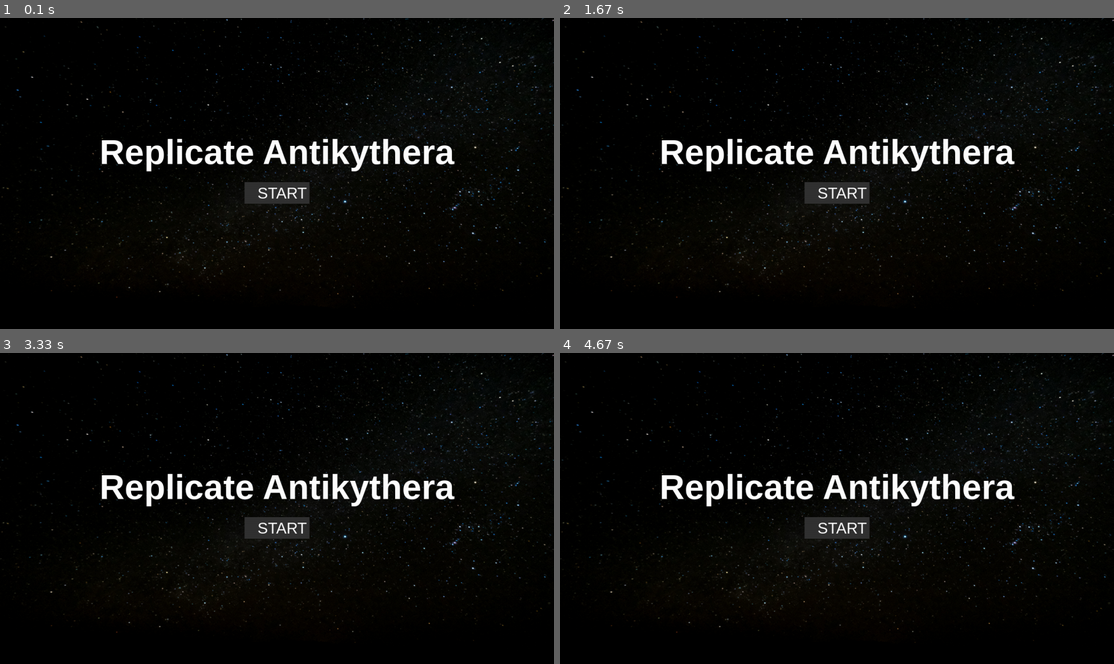
Above: before the commit, frames 1-4 (two rows, left to right).
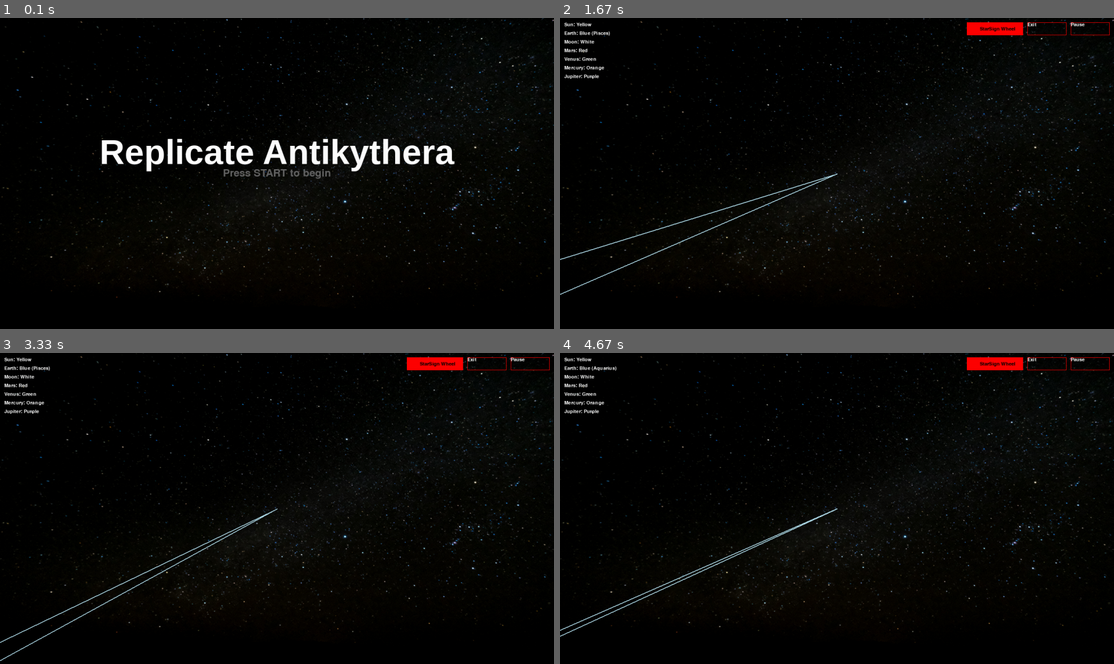
Above: after the commit, the same moments.

Repository: LBassett21/ReplicateAntikythera
Game: pygame game, started from ReplicateAntikythera/ReplicateAntikythera.py
The game is run twice, just before and just after one commit, with the same random seed, the same clock (stepped at 60 frames per second) and the same inputs.
Inputs (mouse positions are in pixels of both pictures, inside the frame that each line leads up to):
- Up to frame 1 (0.1 s): no input
- Up to frame 2 (1.67 s): press the mouse at (837, 173) at 0.37 s; move the mouse to (842, 220) at 0.47 s; release the mouse at (853, 263) at 0.6 s; press the mouse at (1091, 27) at 0.7 s; move the mouse to (864, 145) at 0.8 s; release the mouse at (643, 263) at 0.93 s; press the mouse at (1091, 27) at 1.03 s; move the mouse to (875, 117) at 1.13 s; release the mouse at (659, 210) at 1.27 s; press the mouse at (1091, 27) at 1.37 s; move the mouse to (936, 154) at 1.47 s; release the mouse at (787, 282) at 1.6 s
- Up to frame 3 (3.33 s): press the mouse at (432, 362) at 1.7 s; move the mouse to (260, 471) at 1.8 s; release the mouse at (88, 580) at 1.93 s; press the mouse at (432, 362) at 2.03 s; move the mouse to (387, 390) at 2.13 s; release the mouse at (337, 418) at 2.27 s; press the mouse at (432, 362) at 2.37 s; move the mouse to (260, 393) at 2.47 s; release the mouse at (83, 424) at 2.6 s; press the mouse at (432, 362) at 2.7 s; move the mouse to (282, 483) at 2.8 s; release the mouse at (132, 604) at 2.93 s; press the mouse at (531, 362) at 3.03 s; move the mouse to (304, 489) at 3.13 s; release the mouse at (83, 617) at 3.27 s
- Up to frame 4 (4.67 s): press the mouse at (1091, 362) at 3.37 s; move the mouse to (903, 443) at 3.47 s; release the mouse at (720, 520) at 3.6 s; press the mouse at (1091, 362) at 3.7 s; move the mouse to (870, 396) at 3.8 s; release the mouse at (654, 430) at 3.93 s; press the mouse at (1091, 362) at 4.03 s; move the mouse to (859, 483) at 4.13 s; release the mouse at (632, 604) at 4.27 s; press the mouse at (1091, 362) at 4.37 s; move the mouse to (1014, 458) at 4.47 s; release the mouse at (936, 555) at 4.6 s

The runs differ from the first frame. In frame 1, 1.0% of the frame differs, in the area x 40-60%, y 48-60%; in frame 2, 4.6%, in the area x 0-100%, y 1-90%; in frame 3, 4.6%; in frame 4, 4.6%.

Commit message:
Add files via upload
Added starsign wheel (beta), Added hover class and implemented it for start button

Diff:
--- a/ReplicateAntikythera/GUI.py
+++ b/ReplicateAntikythera/GUI.py
@@ -1,16 +1,14 @@
-from ast import Return
-import re
 import pygame
 import math
 import pygame.font
 from datetime import datetime, timedelta
 import random
-import math
+import sys
 
 #Reference date
 ref_date = datetime(2023, 1, 4)
 current_date = ref_date
-
+TRANSPARENTBLUE = pygame.Color(173, 216, 230, 255)
 # Initialize Pygame
 pygame.init()
 
@@ -21,7 +19,8 @@
 
 # Start window surface definition
 start_window = pygame.Surface((width, height))
-
+start_font = pygame.font.SysFont(None, 36)
+title_font = pygame.font.SysFont(None, 80)
 # Imports background image to program
 background_image = pygame.image.load("starry_night.jpg")
 background_image = pygame.transform.smoothscale(background_image, (width,height))
@@ -61,6 +60,7 @@
 moon_speed = -0.1
 moon_angle = 0
 moon_mass = 0.2
+
 
 mars_radius = 7
 mars_distance = 300
@@ -107,12 +107,14 @@
 quit_button_rect = pygame.Rect(width - 200, 10, 90, 30)
 quit_button_text = key_font.render("Exit", True, WHITE)
 
+showstar_button_rect = pygame.Rect(width - 340, 10, 130, 30)
+showstar_button_text = key_font.render("StarSign Wheel", True, BLACK)
 # Define asteroid belt properties
 asteroid_radius = 2
-asteroid_distance_min = 325
-asteroid_distance_max = 365
-asteroid_speed_min = -0.3
-asteroid_speed_max = 0.3
+asteroid_distance_min = 250
+asteroid_distance_max = 300
+asteroid_speed_min = -0.03
+asteroid_speed_max = 0.03
 asteroid_count = 200
 asteroids = []
 
@@ -121,7 +123,9 @@
     asteroid_speed = random.uniform(asteroid_speed_min, asteroid_speed_max)
     asteroid_angle = random.uniform(0, 2 * math.pi)
     asteroids.append((asteroid_distance, asteroid_speed, asteroid_angle))
+
 # Main game loop
+wheel = True
 running = True
 clock = pygame.time.Clock()
 
@@ -137,8 +141,47 @@
 zoom_center_x = width // 2
 zoom_center_y = height // 2
 
+class Option:
+
+    hovered = False
+
+    def __init__(self, text, pos):
+        self.text = text
+        self.pos = pos
+        self.set_rect()
+        self.draw()
+
+    def draw(self):
+        self.set_rend()
+        screen.blit(self.rend, self.rect)
+
+    def set_rend(self):
+        self.rend = start_font.render(self.text, True, self.get_color())
+
+        #start_font = pygame.font.SysFont(None, 36)
+    def get_color(self):
+        if self.hovered:
+            return (255, 255, 255)
+        else:
+            return (100, 100, 100)
+
+    def set_rect(self):
+        self.set_rend()
+        self.rect = self.rend.get_rect()
+        self.rect.center = self.pos
+
+show_start_window = True
+
+Button_Start = Option("Press START to begin",((width // 2) , height // 2))
+
+#storing hovertexts in array called options
+options = [Button_Start]
+
+
+
 while running:
     # Scale the screen
+
     scaled_width = int(width * zoom_scale)
     scaled_height = int(height * zoom_scale)
     scaled_screen = pygame.Surface((scaled_width, scaled_height))
@@ -164,24 +207,37 @@
                 running = False
             if pause_button_rect.collidepoint(event.pos):
                 paused = not paused
-            elif show_start_window and button_rect.collidepoint(event.pos):
+            if showstar_button_rect.collidepoint(event.pos):
+                wheel = not wheel
+            elif show_start_window and Button_Start.rect.collidepoint(event.pos):
                 show_start_window = False
             elif not dragging:
                 dragging = True
+
         elif event.type == pygame.MOUSEBUTTONUP and event.button == 1:
             if dragging:
                 dragging = False
         elif event.type == pygame.MOUSEBUTTONDOWN and event.button == 4 and not show_start_window:
-            zoom_scale *= 1.001
+            zoom_scale *= 1.05
             offset_x = zoom_center_x - scaled_mouse_x / zoom_scale
             offset_y = zoom_center_y - scaled_mouse_y / zoom_scale
         elif event.type == pygame.MOUSEBUTTONDOWN and event.button == 5 and not show_start_window:
-            zoom_scale /= 1.001
+            zoom_scale /= 1.05
             offset_x = zoom_center_x - scaled_mouse_x / zoom_scale
             offset_y = zoom_center_y - scaled_mouse_y / zoom_scale
 
     if show_start_window:
+
         screen.blit(background_image, (0,0))
+
+        pygame.event.pump()
+        for option in options:
+            if option.rect.collidepoint(pygame.mouse.get_pos()):
+                option.hovered = True
+            else:
+                option.hovered = False
+            option.draw()
+
 
         # Draw the title
         title_font = pygame.font.SysFont("Arial", 80, bold=True)
@@ -190,11 +246,11 @@
         screen.blit(title_text, title_text_rect)
 
         # Draw the start button
-        button_font = pygame.font.SysFont("Arial", 36)
-        button_text = button_font.render("START", True, WHITE)
-        button_rect = pygame.Rect(width // 2 - 75, height // 2 + 20, 150, 50)
-        pygame.draw.rect(screen, (50, 50, 50), button_rect)
-        screen.blit(button_text, button_rect.move(30, 5))
+        #button_font = pygame.font.SysFont("Arial", 36)
+        #button_text = button_font.render("START", True, WHITE)
+        #button_rect = pygame.Rect(width // 2 - 75, height // 2 + 20, 150, 50)
+        #pygame.draw.rect(screen, (50, 50, 50), button_rect)
+        #screen.blit(button_text, button_rect.move(30, 5))
 
         pygame.display.flip()
         continue
@@ -212,40 +268,38 @@
 
         earth_x = scaled_sun_pos[0] + math.cos(earth_angle) * earth_distance // zoom_scale
         earth_y = scaled_sun_pos[1] + math.sin(earth_angle) * earth_distance // zoom_scale
-        earth_angle += earth_speed * zoom_scale
+        earth_angle += earth_speed
 
         moon_x = earth_x + math.cos(moon_angle) * moon_distance // zoom_scale
         moon_y = earth_y + math.sin(moon_angle) * moon_distance // zoom_scale
-        moon_angle += moon_speed * zoom_scale
+        moon_angle += moon_speed
 
         mars_x = scaled_sun_pos[0] + math.cos(mars_angle) * mars_distance // zoom_scale
         mars_y = scaled_sun_pos[1] + math.sin(mars_angle) * mars_distance // zoom_scale
-        mars_angle += mars_speed * zoom_scale
+        mars_angle += mars_speed
 
         venus_x = scaled_sun_pos[0] + math.cos(venus_angle) * venus_distance // zoom_scale
         venus_y = scaled_sun_pos[1] + math.sin(venus_angle) * venus_distance // zoom_scale
-        venus_angle += venus_speed * zoom_scale
+        venus_angle += venus_speed
 
         mercury_x = scaled_sun_pos[0] + math.cos(mercury_angle) * mercury_distance // zoom_scale
         mercury_y = scaled_sun_pos[1] + math.sin(mercury_angle) * mercury_distance // zoom_scale
-        mercury_angle += mercury_speed * zoom_scale
+        mercury_angle += mercury_speed
 
         jupiter_x = scaled_sun_pos[0] + math.cos(jupiter_angle) * jupiter_distance // zoom_scale
         jupiter_y = scaled_sun_pos[1] + math.sin(jupiter_angle) * jupiter_distance // zoom_scale
-        jupiter_angle += jupiter_speed * zoom_scale
-
-    #Draw the rotating lines for the planet
-    #pygame.draw.line(screen, WHITE, sun_pos, (earth_x, earth_y), 1)
-    #pygame.draw.line(screen, WHITE, sun_pos, (mars_x, mars_y), 1)
+        jupiter_angle += jupiter_speed
+
+
 
     # Clear the line positions
-    zodiac_line_points.clear()
+        zodiac_line_points.clear()
 
     # Calculate the zodiac line endpoints
     for i in range(12):  # Assuming there are 12 zodiac signs
         angle = (i * math.pi / 6)  # Angle for each zodiac sign
-        line_x = earth_x + math.cos(angle) * (50 // zoom_scale)  # Adjust num value to adjust the length of the lines as needed
-        line_y = earth_y + math.sin(angle) * (50 // zoom_scale)
+        line_x = earth_x + math.cos(angle) * 400  # Adjust the length of the lines as needed
+        line_y = earth_y + math.sin(angle) * 400
         zodiac_line_points.append((line_x, line_y))
 
     scaled_screen.blit(scaled_background_image, (0, 0))
@@ -263,15 +317,34 @@
     pygame.draw.circle(scaled_screen, ORANGE, (int(mercury_x), int(mercury_y)),int(mercury_radius//zoom_scale))
     pygame.draw.circle(scaled_screen, PURPLE, (int(jupiter_x), int(jupiter_y)),int(jupiter_radius//zoom_scale))
 
+
+    key_x =10
+    key_y = 10
+    key_padding = 20
+
+    for i, (planet, color) in enumerate(key_text.items()):
+        key_surface = key_font.render(f"{planet}: {color}", True, WHITE)
+        screen.blit(key_surface, (key_x, key_y + i * key_padding))
+
+     # Calculates the current sign
+    current_sign_index = int((earth_angle / (2 * math.pi)) * len(zodiac_signs)) % len(zodiac_signs)
+    current_sign = zodiac_signs[current_sign_index]
+
+    text_box = pygame.Surface((200, 30))
+    text_box.fill(BLACK)
+    text_surface = key_font.render(f"Current Sign: {current_sign}", True, WHITE)
+    text_box.blit(text_surface, (10, 5))
     # Draws the lines around the earth for zodiac signs
-    for line_point in zodiac_line_points:
-        pygame.draw.line(scaled_screen, (128, 128, 128), (int(earth_x), int(earth_y)), line_point, 1)
-
+    #for line_point in zodiac_line_points:
+     #   pygame.draw.line(scaled_screen, (128, 128, 128), (int(earth_x), int(earth_y)), line_point, 1)
+
+
+    screen.blit(text_box, (key_x, key_y + len(key_text) * key_padding))
     for asteroid in asteroids:
         asteroid_distance, asteroid_speed, asteroid_angle = asteroid
         asteroid_x = scaled_sun_pos[0] + math.cos(asteroid_angle) * asteroid_distance // zoom_scale
         asteroid_y = scaled_sun_pos[1] + math.sin(asteroid_angle) * asteroid_distance // zoom_scale
-        asteroid_angle += asteroid_speed * zoom_scale
+        asteroid_angle += asteroid_speed
         asteroid = (asteroid_distance, asteroid_speed, asteroid_angle)
 
         pygame.draw.circle(scaled_screen, WHITE, (int(asteroid_x), int(asteroid_y)), asteroid_radius)
@@ -282,6 +355,8 @@
     # Update the display with the scaled screen
     screen.blit(pygame.transform.scale(scaled_screen, (width, height)), (0, 0))
 
+    pygame.draw.rect(screen, RED, showstar_button_rect)
+    screen.blit(showstar_button_text, showstar_button_rect.move(30,10))
     # Add a pause button on top of the scaled screen
     pygame.draw.rect(screen, RED, pause_button_rect, 1)
     screen.blit(pause_button_text, (pause_button_rect.x, pause_button_rect.y))
@@ -291,15 +366,19 @@
     screen.blit(quit_button_text, (quit_button_rect.x, quit_button_rect.y))
 
     #Draw the key
-    key_x = 10
-    key_y = 10
-    key_padding = 20
-
-    # Calculates the current sign
-    current_sign_index = int((earth_angle / (2 * math.pi)) * len(zodiac_signs)) % len(zodiac_signs)
-    current_sign = zodiac_signs[current_sign_index]
-
-    # Key with planets + current sign updating on earth
+
+
+
+    if wheel:
+        if current_sign_index > 0:
+            triangle = ((int(sun_pos[0]), int(sun_pos[1])), (zodiac_line_points[current_sign_index]), (zodiac_line_points[current_sign_index - 1]))
+            pygame.draw.polygon(screen, TRANSPARENTBLUE, triangle, 2)
+            #pygame.draw.line(screen, TRANSPARENTBLUE, ( (int(sun_pos[0]), int(sun_pos[1])), (zodiac_line_points[current_sign_index])))
+        else:
+            triangle = ((int(sun_pos[0]), int(sun_pos[1])), (zodiac_line_points[current_sign_index]), (zodiac_line_points[current_sign_index - 1]))
+            pygame.draw.polygon(screen, TRANSPARENTBLUE, triangle, 2)
+
+
     for i, (planet, color) in enumerate(key_text.items()):
         if planet == "Earth":
             planet_text = f"{planet}: {color} ({current_sign})"
